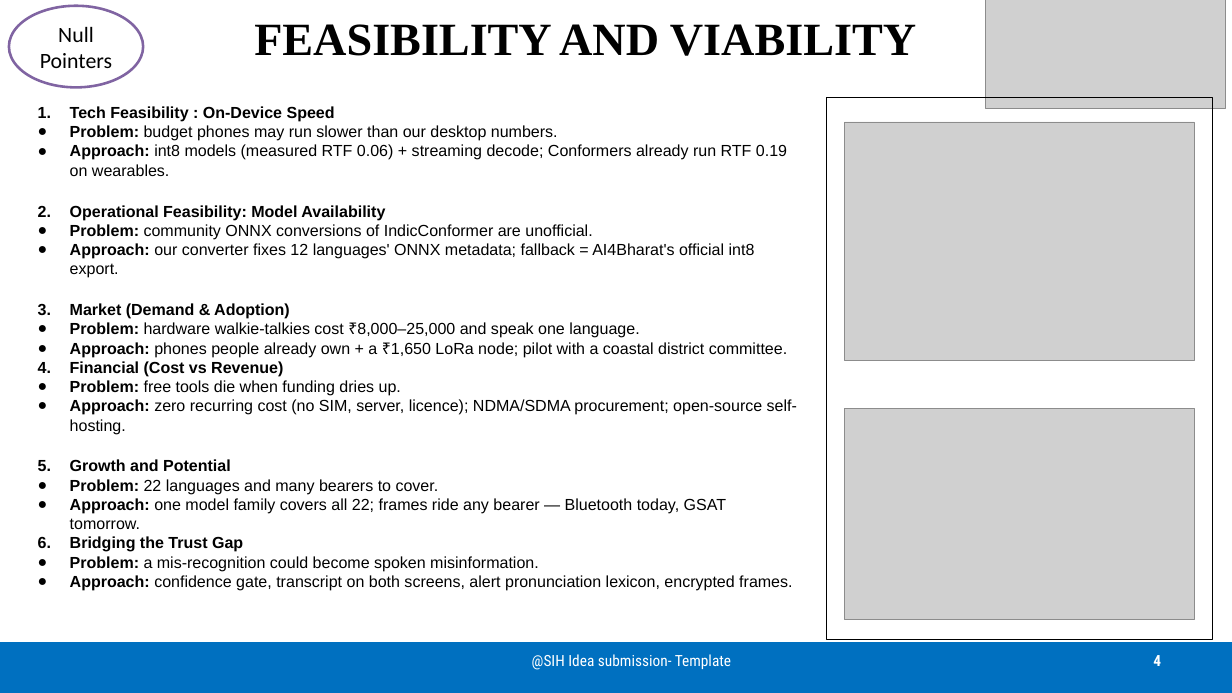
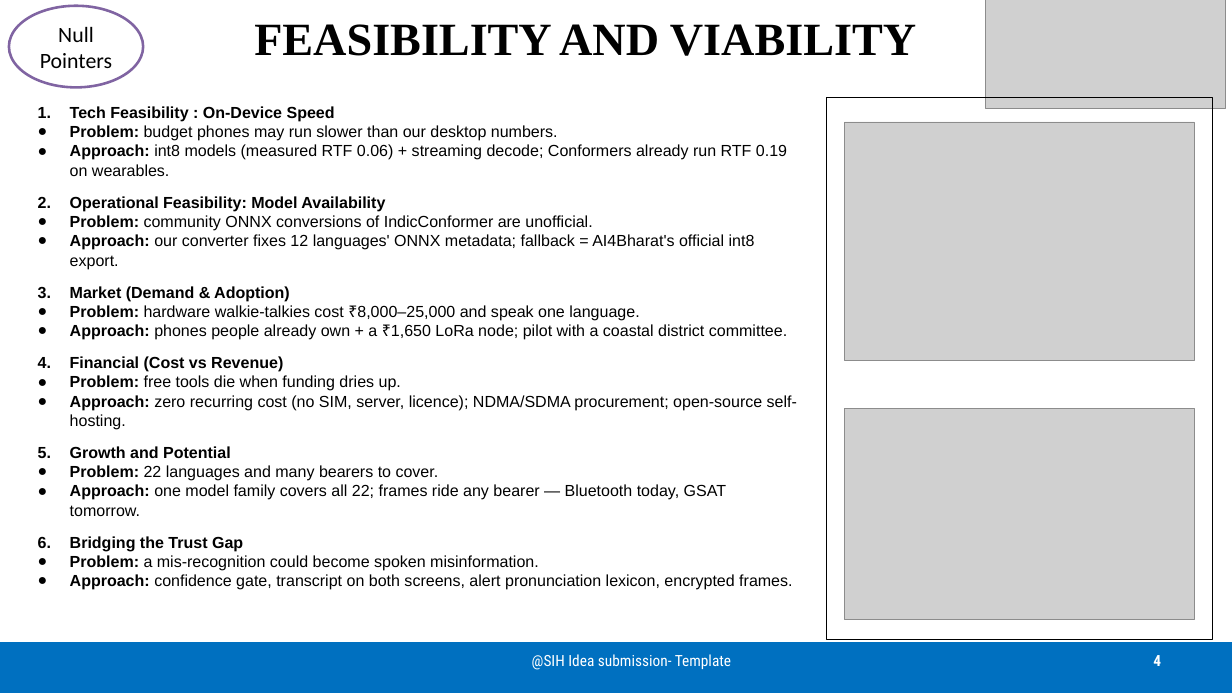
Before and after one commit to satyam-mishra-dev/itantra, a slide deck: slide 4 of docs/SIH2026-iTantra-idea-PPT-replica.pptx. Drawn at 1232x693 pixels with LibreOffice and Linux fonts; fonts in the diff are those of the drawing; grey boxes stand for pictures. Boxes give left, top, right and bottom in pixels: in the first picture for what was removed or moved away, otherwise in the second. Text is boxed around its words. In the diff, an @@ line names an element or a change of style, - is before the commit and + after.

```diff
--- a/docs/SIH2026-iTantra-idea-PPT-replica.pptx
+++ b/docs/SIH2026-iTantra-idea-PPT-replica.pptx
@@ text in rectangle at [70, 196, 385, 552]: more space between paragraphs @@
```
Also in this commit, not shown: 2 other slides changed, 6 other files.
